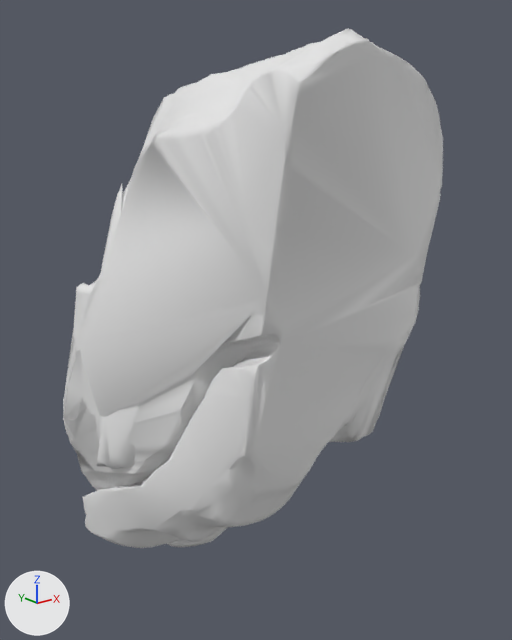
An edit to the glTF model dist/assets/skullbase-v3/pf_midbrain__koos_4.glb, drawn before and after from the same camera.
The view is the same before and after, from a camera (50 mm lens) standing at (-17.9, -43.5, -17.0) and looking at (5.5, -14.3, -28.7). The lights are fixed; the arrows at lower left show +X, +Y and +Z. The older version comes first.

Names of what the first picture shows: 'R'.
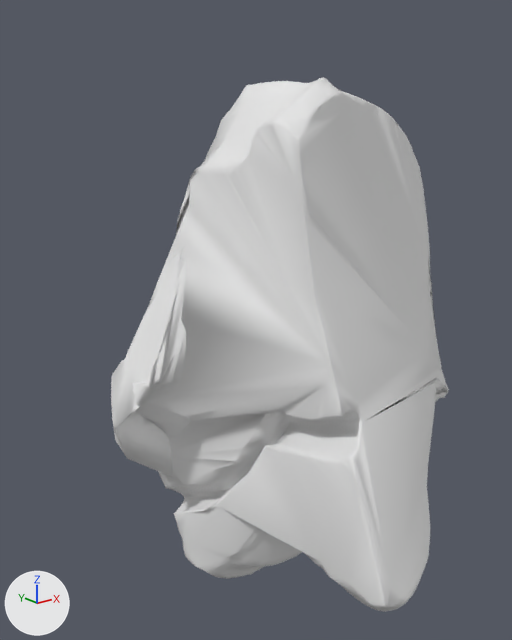
Patch to the scene script:
```diff
--- a/dist/assets/skullbase-v3/pf_midbrain__koos_4.glb.py
+++ b/dist/assets/skullbase-v3/pf_midbrain__koos_4.glb.py
@@ me_r @@
 # used by ob_r; location = (6.42, -12.43, -30.52); scale = (16.5, 16.5, 16.5)
-me_r.from_pydata(...)  # 3049 vertices, 6092 faces; spans x -0.55..0.55, y -0.49..0.49, z -1.0..1.0
+me_r.from_pydata(...)  # 3049 vertices, 6092 faces; spans x -0.66..0.66, y -0.6..0.6, z -1.0..1.0
+# me_r part 1: 3049 of 3049 vertices moved; they spanned x -0.55..0.55, y -0.49..0.49, z -1.0..1.0 and now span x -0.66..0.66, y -0.6..0.6, z -1.0..1.0; mean shift (0.07, 0.08, -0.08)
@@ ob_r @@
 ob_r = bpy.data.objects.new('R', me_r)
-ob_r.location = (6.42, -12.43, -30.52)
-ob_r.scale = (16.5, 16.5, 16.5)
+ob_r.location = (6.2, -18.84, -29.72)
+ob_r.scale = (13.7, 13.7, 13.7)
```

Location of each change, (x1, y1, x2, y2) in pixels of the pictures (512 x 640 px):
'R', reshaped, moved, rescaled (11% narrower)
    before: (63, 28, 443, 548)
    after: (111, 77, 449, 612)
